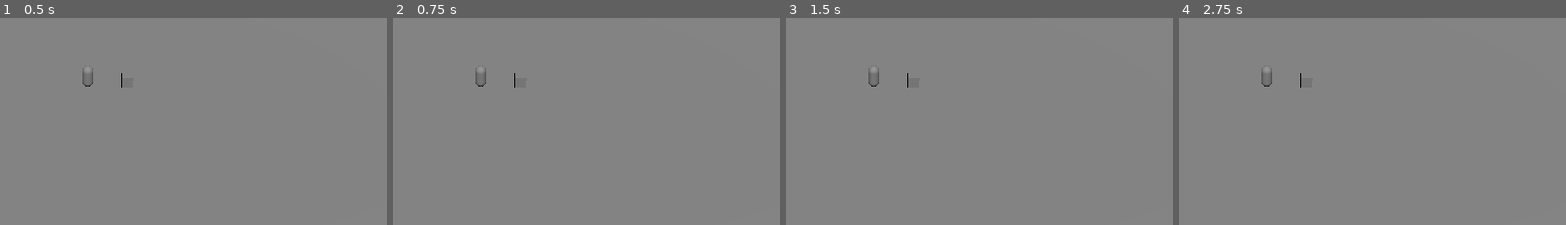
Above: before the commit, frames 1-4 (left to right).
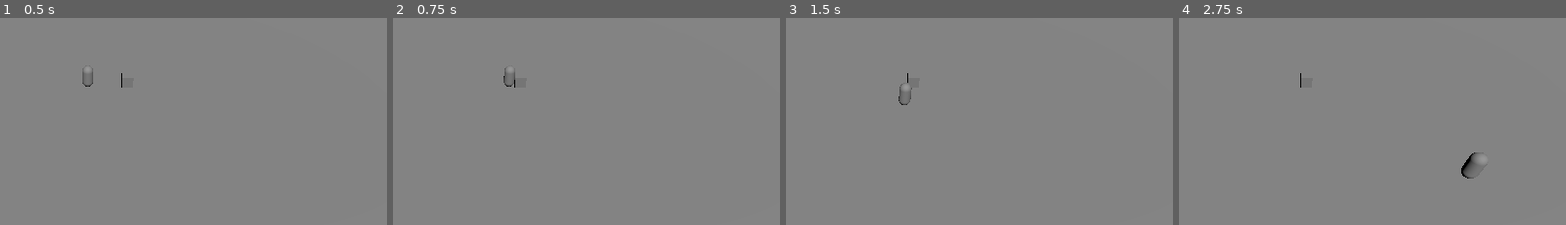
Above: after the commit, the same moments.

Repository: gams-n-such/LD55
Game: Godot game, scene res://Levels/sandbox.tscn
Two runs of this game, one before a commit and one after it. Both use one fixed random seed, a clock stepped at 60 frames per second and the inputs below. Before the commit the project has no main scene; this scene is started directly in both runs.
Inputs:
- Up to frame 1 (0.5 s): no input
- Up to frame 2 (0.75 s): tap Enter at 0.5 s; hold D (right, bound only after the commit) from 0.53 s (still down)
- Up to frame 3 (1.5 s): tap Space at 1.25 s; release D (right, bound only after the commit) at 1.28 s; hold S (backward, bound only after the commit) from 1.28 s (still down)
- Up to frame 4 (2.75 s): release S (backward, bound only after the commit) at 2.03 s; hold D (right, bound only after the commit) from 2.03 s (still down)
The pictures show only the part of the screen within x 39-89%, y 14-64%; the shares and areas given below are measured in that part.

Frame 1 is identical in both runs. In frame 2, 0.2% of the frame differs, in the area x 21-32%, y 24-34%; in frame 3, 0.2%; in frame 4, 0.4%, in the area x 21-79%, y 24-78%.

Commit message:
updated project file

Diff:
--- a/project.godot
+++ b/project.godot
@@ -10,9 +10,33 @@
 
 [application]
 
-config/name="LD55"
+config/name="LD_55"
+run/main_scene="res://Levels/sandbox.tscn"
 config/features=PackedStringArray("4.2", "GL Compatibility")
 config/icon="res://icon.svg"
+
+[input]
+
+forward={
+"deadzone": 0.5,
+"events": [Object(InputEventKey,"resource_local_to_scene":false,"resource_name":"","device":0,"window_id":0,"alt_pressed":false,"shift_pressed":false,"ctrl_pressed":false,"meta_pressed":false,"pressed":false,"keycode":0,"physical_keycode":87,"key_label":0,"unicode":0,"echo":false,"script":null)
+]
+}
+backward={
+"deadzone": 0.5,
+"events": [Object(InputEventKey,"resource_local_to_scene":false,"resource_name":"","device":0,"window_id":0,"alt_pressed":false,"shift_pressed":false,"ctrl_pressed":false,"meta_pressed":false,"pressed":false,"keycode":0,"physical_keycode":83,"key_label":0,"unicode":0,"echo":false,"script":null)
+]
+}
+left={
+"deadzone": 0.5,
+"events": [Object(InputEventKey,"resource_local_to_scene":false,"resource_name":"","device":0,"window_id":0,"alt_pressed":false,"shift_pressed":false,"ctrl_pressed":false,"meta_pressed":false,"pressed":false,"keycode":0,"physical_keycode":65,"key_label":0,"unicode":0,"echo":false,"script":null)
+]
+}
+right={
+"deadzone": 0.5,
+"events": [Object(InputEventKey,"resource_local_to_scene":false,"resource_name":"","device":-1,"window_id":0,"alt_pressed":false,"shift_pressed":false,"ctrl_pressed":false,"meta_pressed":false,"pressed":false,"keycode":0,"physical_keycode":68,"key_label":0,"unicode":100,"echo":false,"script":null)
+]
+}
 
 [rendering]
 
